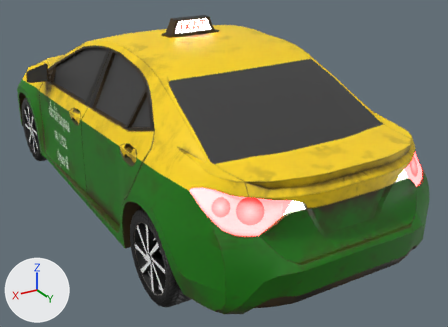
The FBX model Assets/Model/Prop/TAXI/CAR_A.fbx as it was, and as the next commit left it.
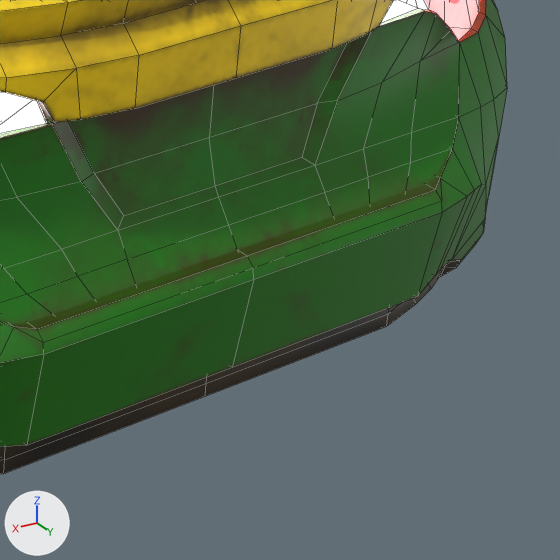
Each version appears first whole from a camera (50 mm lens) standing at (2.3, 4.7, 2.53) and looking at (-0.29, 0.39, 0.38), and next in a close-up on the part from 65% to 99% of the width and 54% to 100% of the height. Arrows for +X, +Y and +Z are at lower left; the lights stay in place. The older version's two pictures come first. The close-ups show mesh edges as thin lines.

Names of what the first close-up shows: 'boby'.
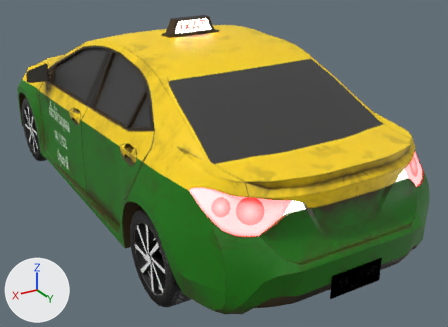
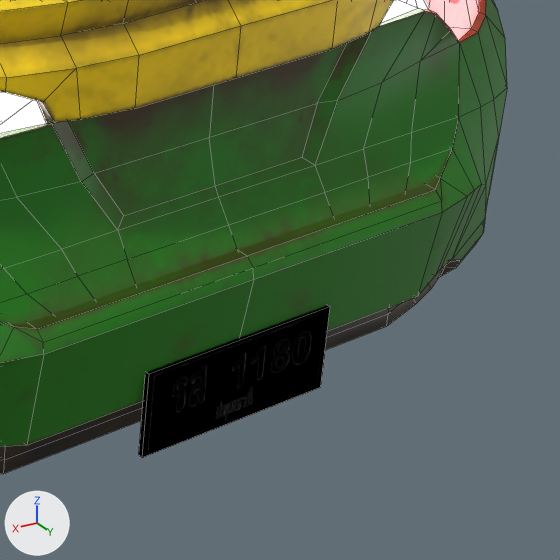
The change, as JSON lines over the scene's bpy script:
```json
{"op": "add", "block": "img_license_plate_defaultmaterial_basemap_srgb_png", "code": ["img_license_plate_defaultmaterial_basemap_srgb_png = load_image('License_plate_DefaultMaterial_BaseMap_sRGB.png', 'Color_License_plate/License_plate_DefaultMaterial_BaseMap_sRGB.png', 512, 512, 'sRGB')"]}
{"op": "add", "block": "img_license_plate_defaultmaterial_normal_raw_png", "code": ["img_license_plate_defaultmaterial_normal_raw_png = load_image('License_plate_DefaultMaterial_Normal_Raw.png', 'Color_License_plate/License_plate_DefaultMaterial_Normal_Raw.png', 512, 512, 'Non-Color')"]}
{"op": "add", "block": "mat_material_001", "code": ["mat_material_001 = bpy.data.materials.new('Material.001')", "# uses the picture img_license_plate_defaultmaterial_basemap_srgb_png", "# uses the picture img_license_plate_defaultmaterial_normal_raw_png"]}
{"op": "add", "block": "me_plane_001", "code": ["me_plane_001 = bpy.data.meshes.new('Plane.001')", "me_plane_001.from_pydata(...)  # 8 vertices, 5 faces; spans x -0.236..0.236, y -0.007..0.002, z -0.09..0.103", "me_plane_001.materials.append(mat_material_001)"]}
{"op": "add", "block": "ob_boby_001", "code": ["ob_boby_001 = bpy.data.objects.new('boby.001', me_plane_001)", "ob_boby_001.location = (0.0, 2.403, 0.43)", "ob_boby_001.rotation_euler = (3.142, 0.0, 0.0)  # degrees (180, 0, 0)", "ob_boby_001.scale = (-0.812, -1.0, -0.812)"]}
```

Pixel boxes (x1, y1, x2, y2) of what changed, in the close-ups (560 x 560 px):
```json
{"object": "boby.001", "change": "added", "after": [139, 305, 330, 458]}
```
